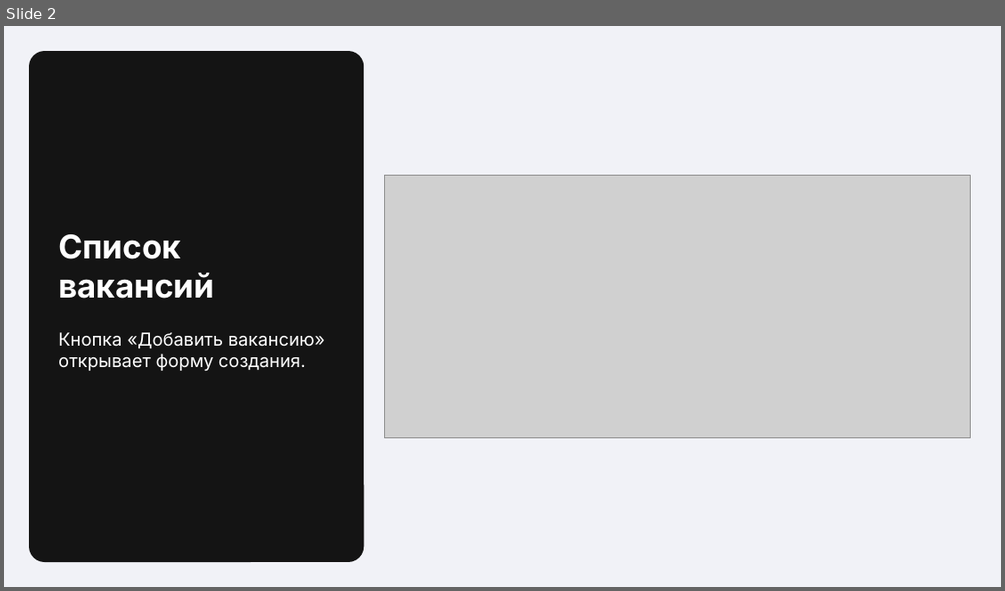
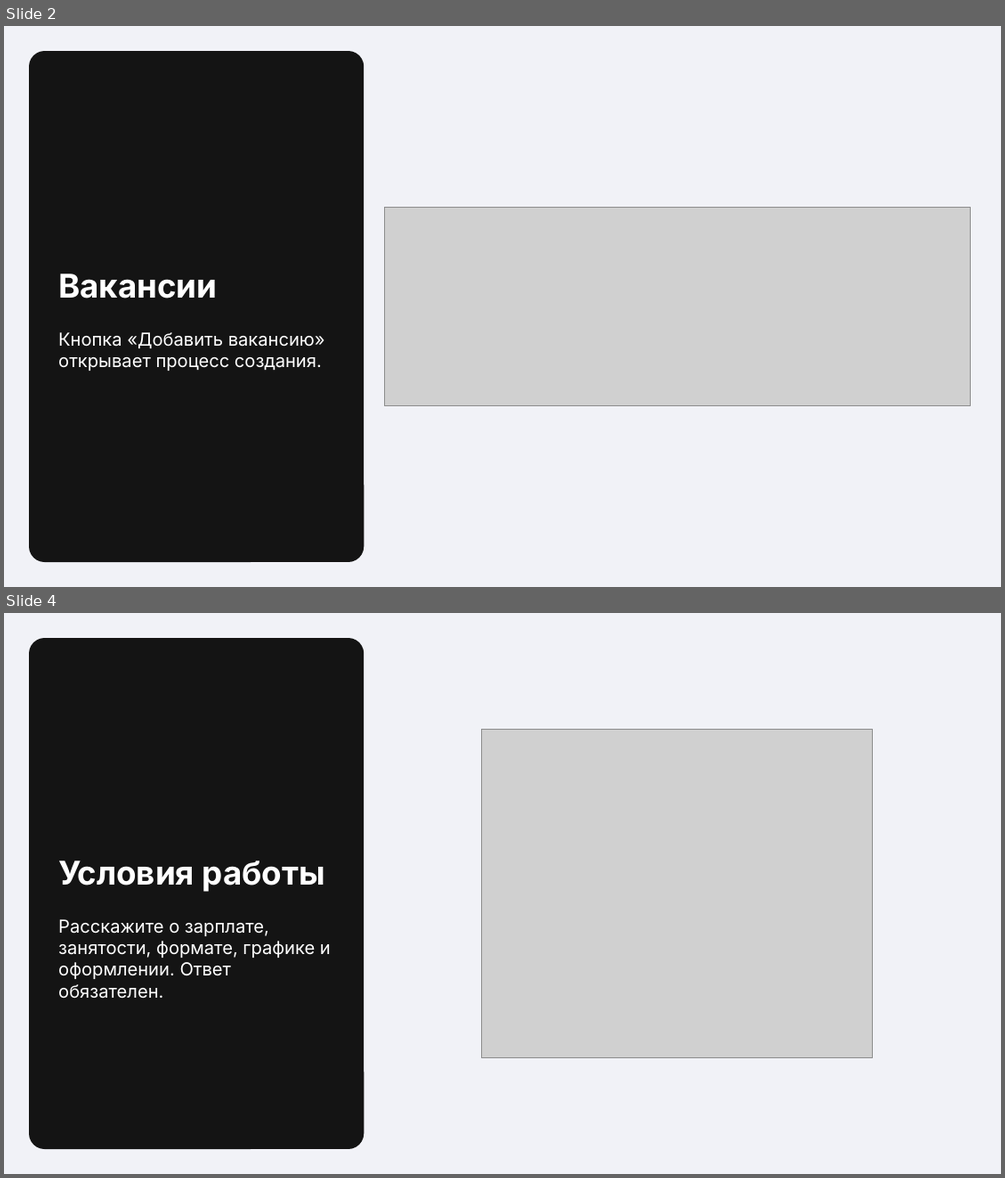
Before and after one commit to trueakaru-stack/iskra-vacancy-prototype, a slide deck: docs/voice-vacancy-presentation.pptx. Shown one above the other, each under a label of ours: slide 2 before the commit, slides 2 and 4 after it; the slides between them are not shown. The pictures are 1005x591 and 1005x1178 pixels, drawn with LibreOffice and Linux fonts; fonts in the diff are those of the drawing; grey boxes stand for pictures. Boxes give left, top, right and bottom in pixels: in the first picture for what was removed or moved away, otherwise in the second. Text is boxed around its words. In the diff, an @@ line names an element or a change of style, - is before the commit and + after.

```diff
--- a/docs/voice-vacancy-presentation.pptx
+++ b/docs/voice-vacancy-presentation.pptx
@@ slide 4 added at box(4, 613, 1001, 1174), background #F1F2F7 @@
@@ rounded rectangle added at box(29, 638, 364, 1149), fill #141414 @@
@@ picture added at box(482, 729, 872, 1058) @@
@@ text added at box(58, 860, 325, 892), 31.5 pt, text #FFFFFF, bold @@
+Условия работы
@@ text added at box(58, 919, 331, 998), 17.2 pt, text #FFFFFF @@
+Расскажите о зарплате, занятости, формате, графике и оформлении. Ответ обязателен.
@@ slide 2 changed as well @@
@@ picture: place and size @@
-picture at box(384, 175, 970, 437)
+picture at box(384, 207, 970, 405)
@@ text at box(58, 273, 217, 298): text changed @@
-Список вакансий
+Вакансии
@@ text at box(58, 332, 325, 370): text changed @@
-Кнопка «Добавить вакансию» открывает форму создания.
+Кнопка «Добавить вакансию» открывает процесс создания.
```
Also in this commit, not shown: 3 other slides changed, 3 other slides added, 4 slides removed, 28 other files.
